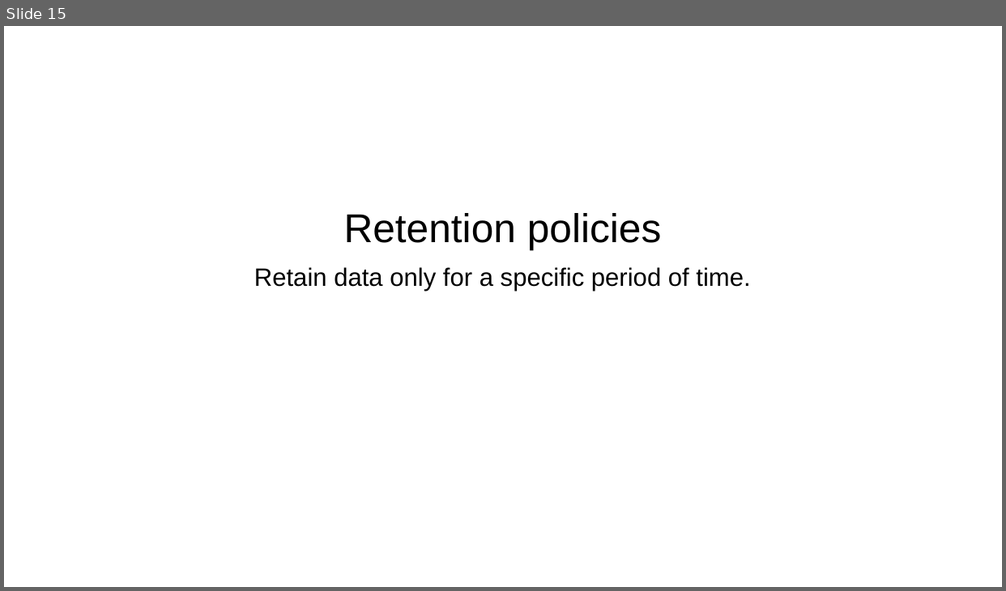
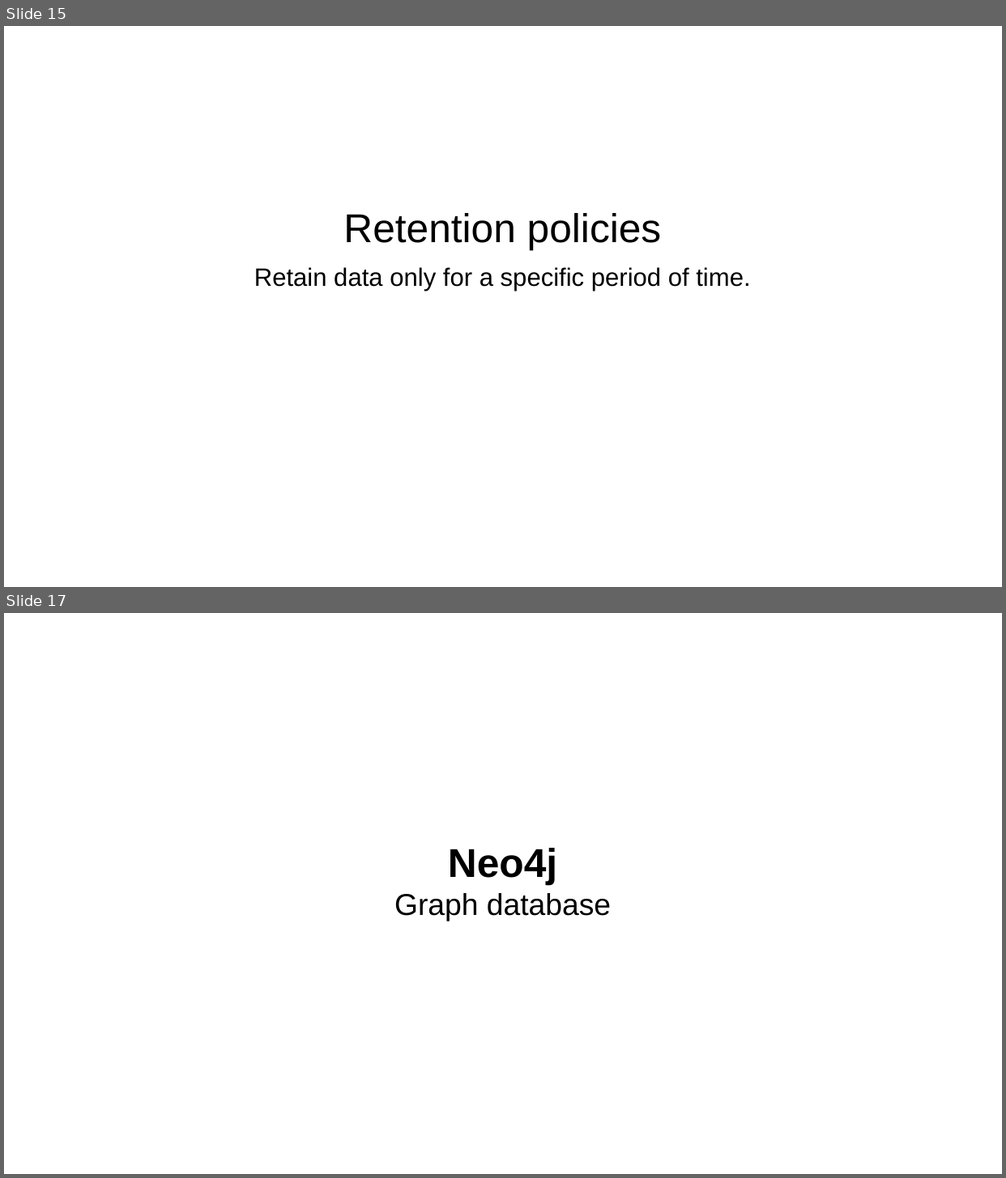
Before and after one commit to skrabbenborg/nosql-talk, a slide deck: presentation/presentation.pptx. Shown one above the other, each under a label of ours: slide 15 before the commit, slides 15 and 17 after it; the slides between them are not shown. The pictures are 1006x591 and 1006x1178 pixels, drawn with LibreOffice and Linux fonts; fonts in the diff are those of the drawing; background and template pictures are left out. Boxes give left, top, right and bottom in pixels: in the first picture for what was removed or moved away, otherwise in the second. Text is boxed around its words. In the diff, an @@ line names an element or a change of style, - is before the commit and + after.

```diff
--- a/presentation/presentation.pptx
+++ b/presentation/presentation.pptx
@@ slide 17 added at [4,613,1002,1174], background picture (left out) @@
@@ text added at [394,848,611,922], 24 pt, text #000000 @@
+Neo4j
+Graph database
```
Also in this commit, not shown: 1 other slide added, 1 slide removed, 1 other file.
